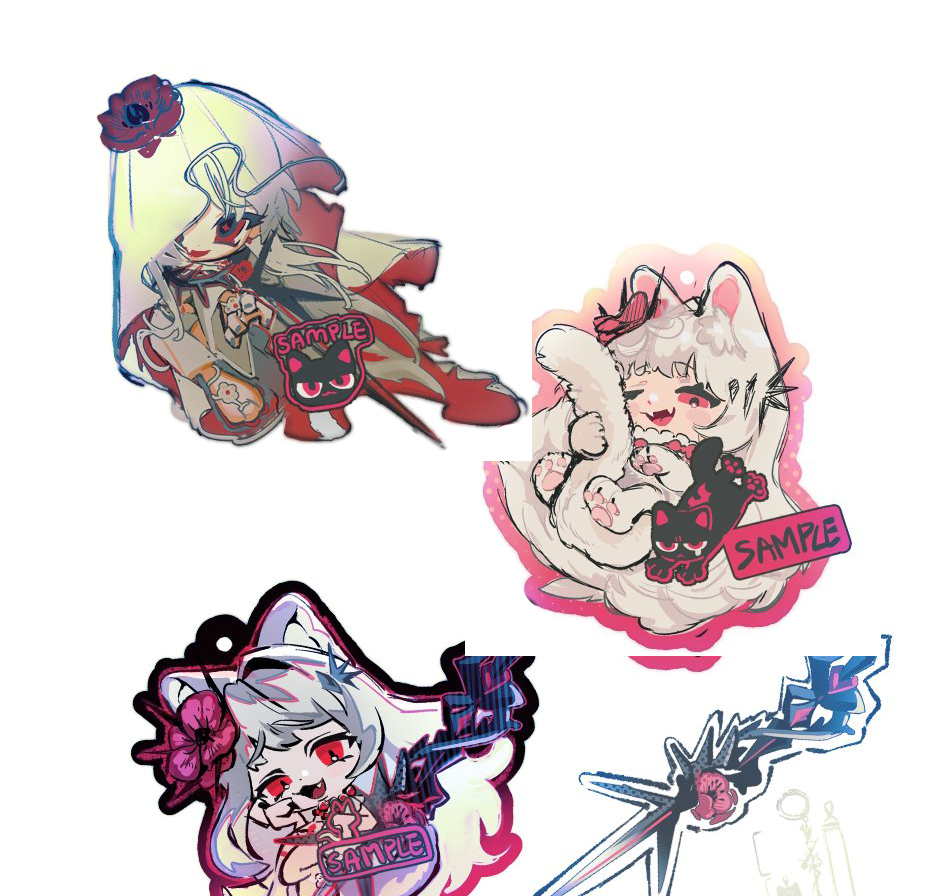
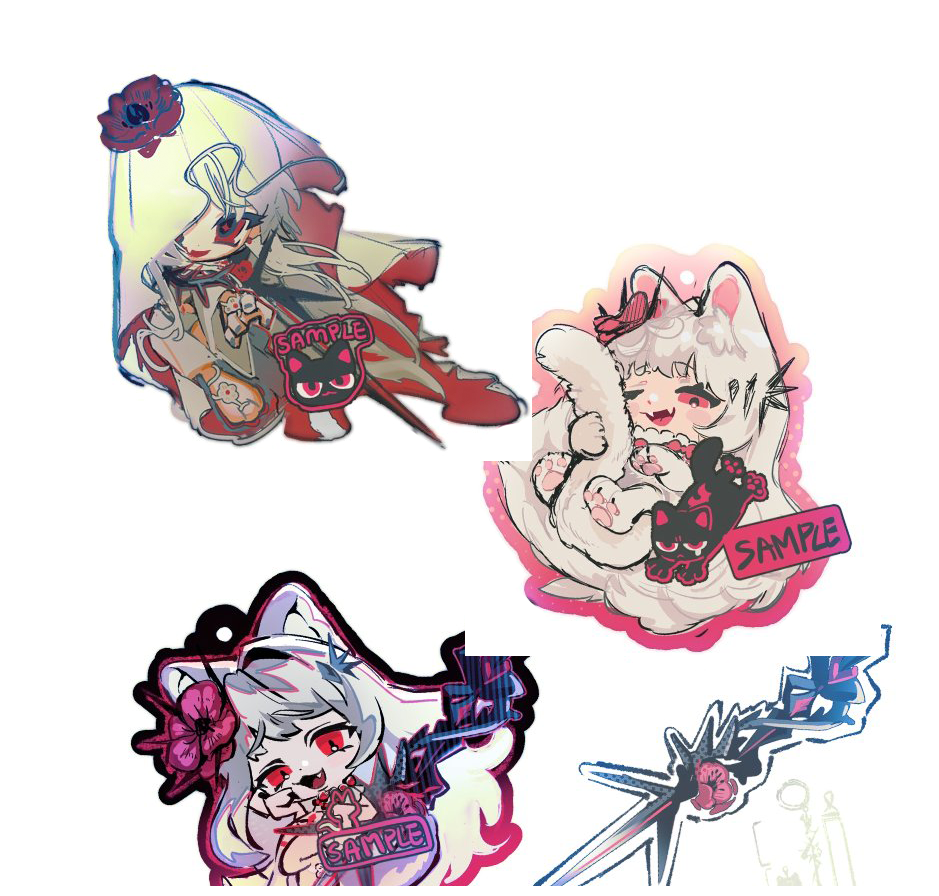
The second 939px x 896px image is a revision of the first. Changes to its layers:
painted on "图层 3" over [left=128, top=567, right=896, bottom=896]
